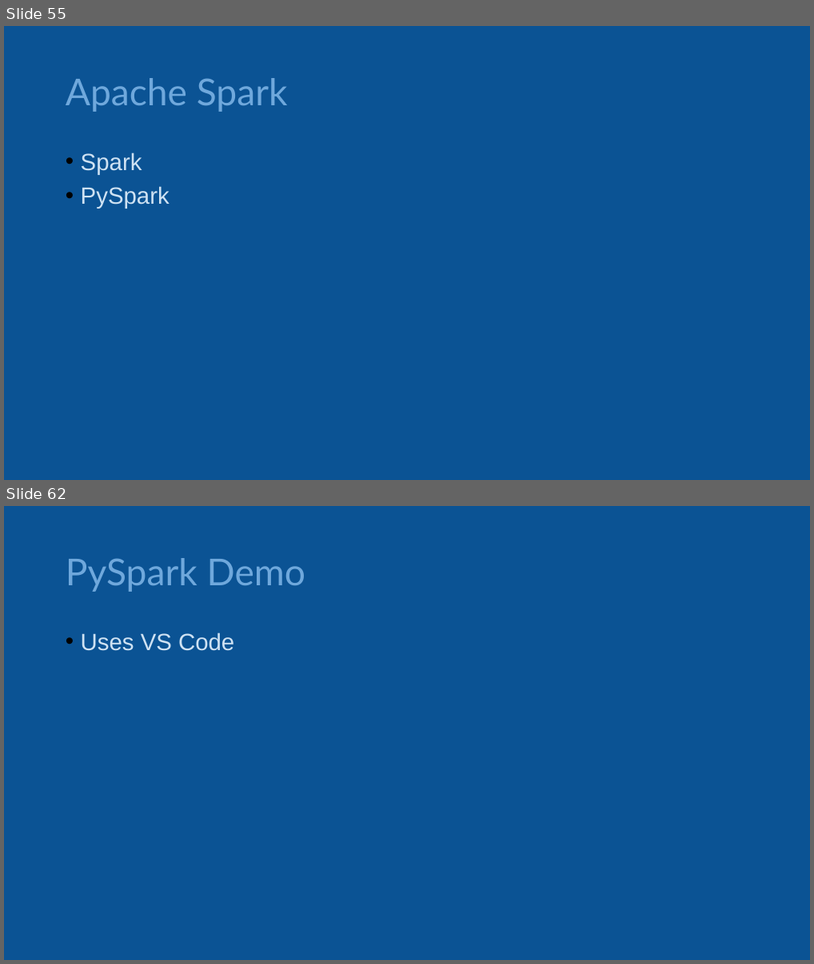
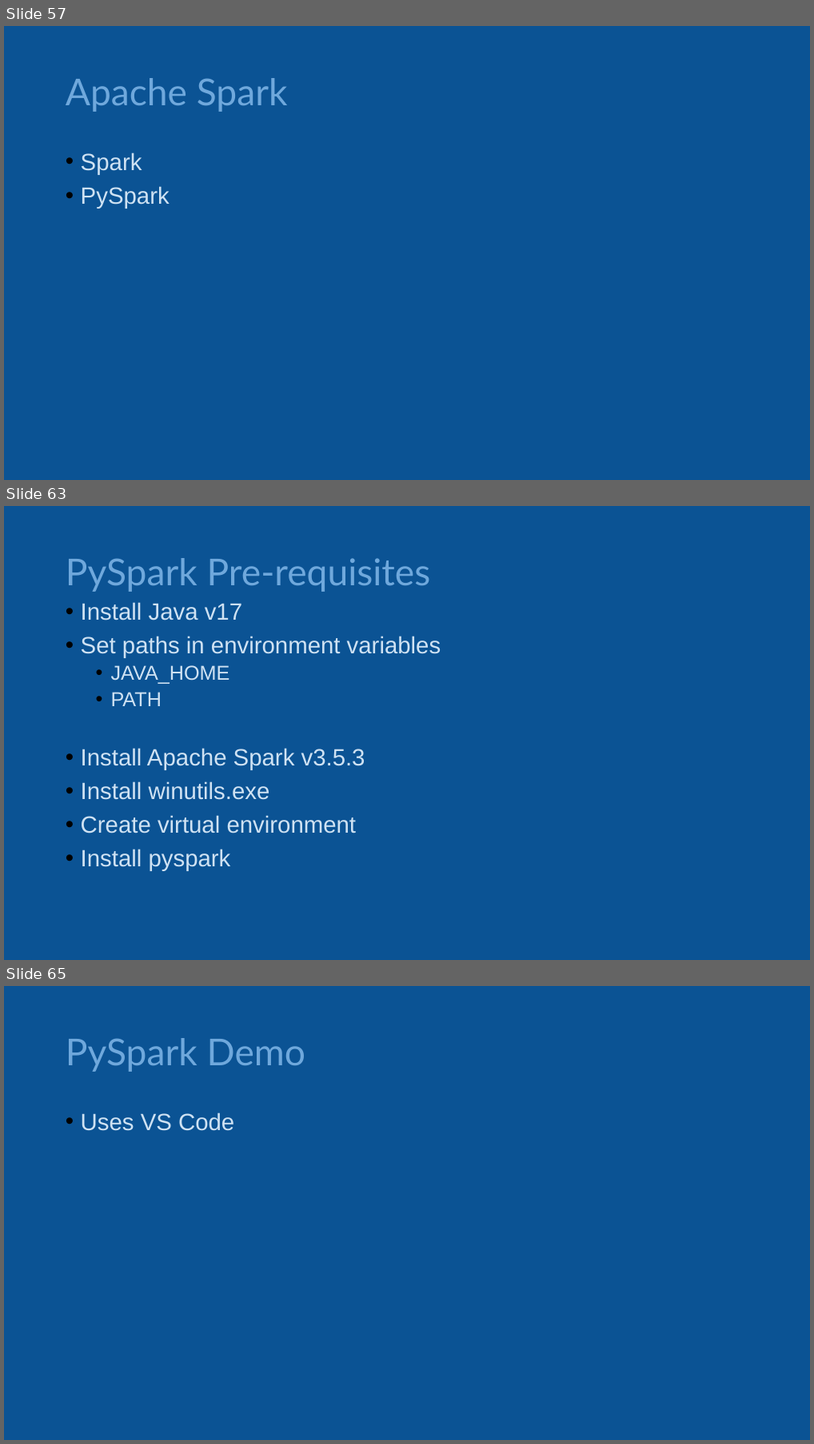
Before and after one commit to phil-a10/Talks, a slide deck: Data Engineering Using Free Tools/Learn Data Engineering For Free.pptx. Shown one above the other, each under a label of ours: slides 55 and 62 before the commit, slides 57, 63 and 65 after it; the slides between them are not shown. The pictures are 814x964 and 814x1444 pixels, drawn with LibreOffice and Linux fonts; fonts in the diff are those of the drawing. Boxes give left, top, right and bottom in pixels: in the first picture for what was removed or moved away, otherwise in the second. Text is boxed around its words. In the diff, an @@ line names an element or a change of style, - is before the commit and + after.

```diff
--- a/Data Engineering Using Free Tools/Learn Data Engineering For Free.pptx
+++ b/Data Engineering Using Free Tools/Learn Data Engineering For Free.pptx
@@ slide 63 added at (x1=4, y1=506, x2=810, y2=960), background #0B5394 @@
@@ title added at (x1=66, y1=558, x2=431, y2=592), 44 pt, text #6FA8DC @@
+PySpark Pre-requisites
@@ text added at (x1=81, y1=602, x2=442, y2=871), 28 pt, text #CFE2F3 @@
+• Install Java v17
+• Set paths in environment variables
+  • JAVA_HOME
+  • PATH
+• Install Apache Spark v3.5.3
+• Install winutils.exe
+• Create virtual environment
+• Install pyspark
@@ what was slide 55 is now slide 57 @@
@@ what was slide 62 is now slide 65 @@
```
Also in this commit, not shown: 6 slides changed, 3 other slides added, 3 other files.
